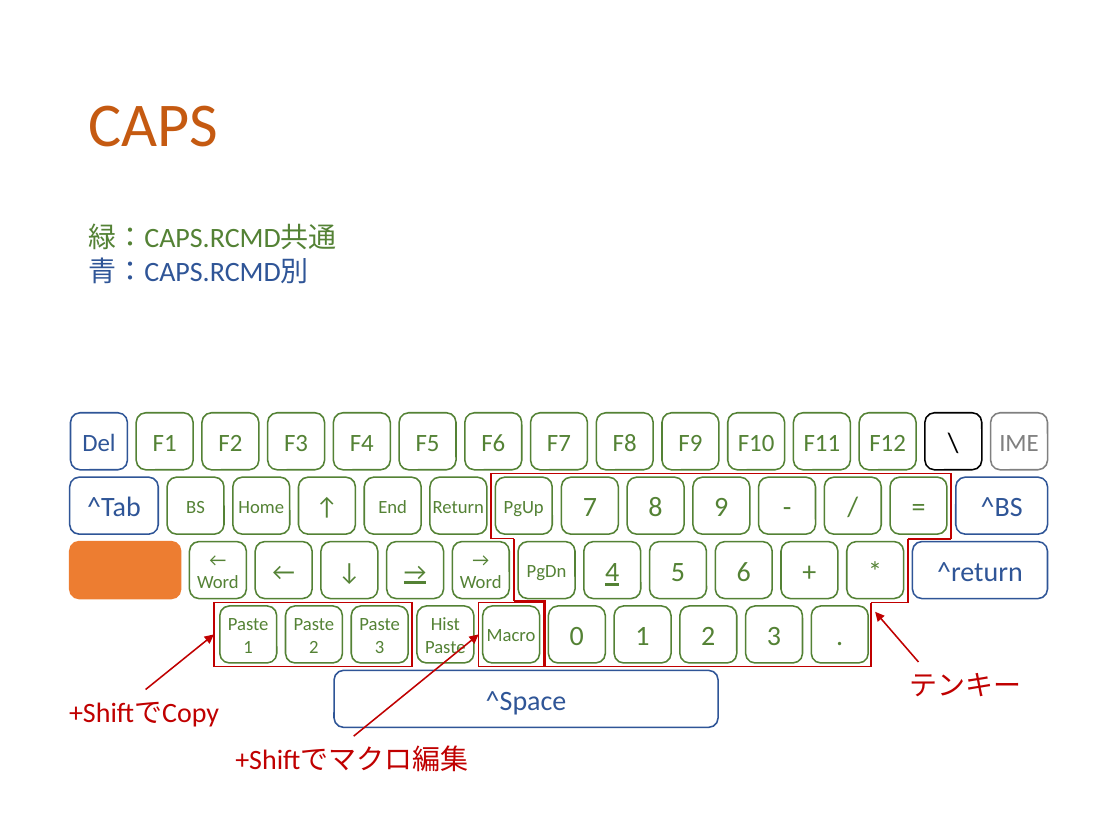
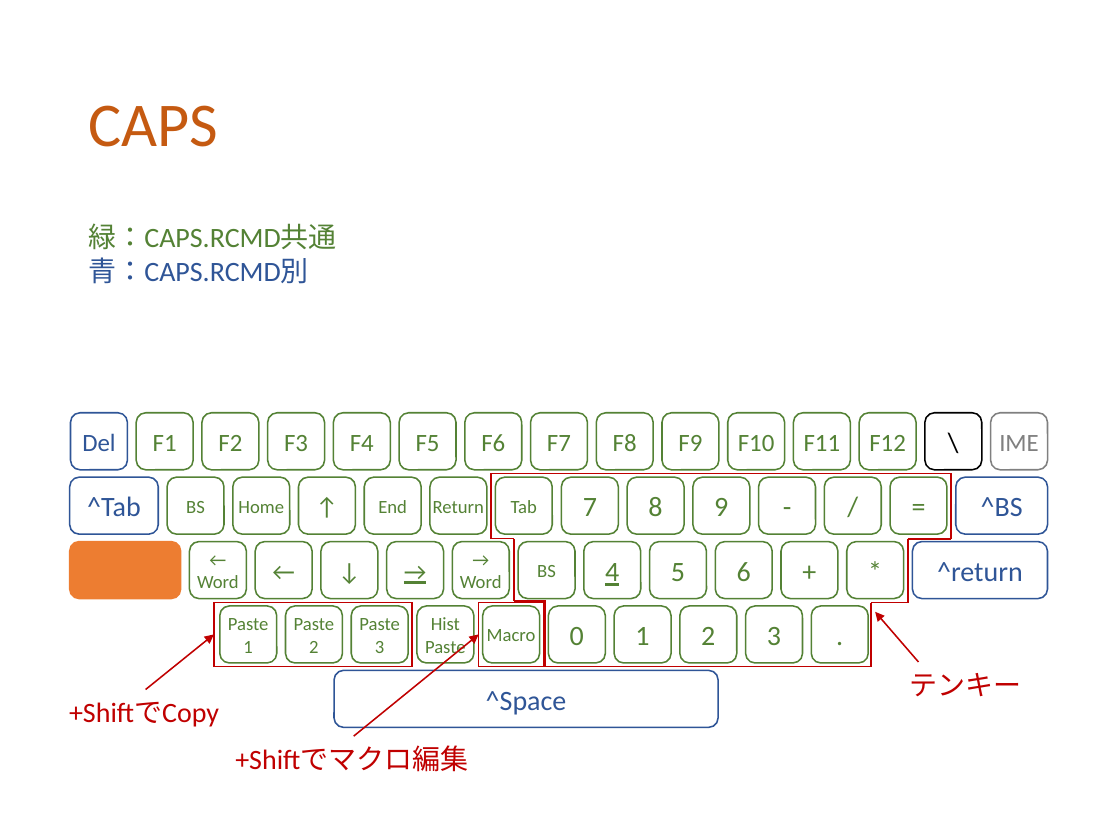
Before and after one commit to ittooo66/myAHK, a slide deck: slide 6 of MANUAL.pptx (slide 5 before the commit). Drawn at 1120x840 pixels with LibreOffice and Linux fonts; fonts in the diff are those of the drawing. Boxes give left, top, right and bottom in pixels: in the first picture for what was removed or moved away, otherwise in the second. Text is boxed around its words. In the diff, an @@ line names an element or a change of style, - is before the commit and + after.

```diff
--- a/MANUAL.pptx
+++ b/MANUAL.pptx
@@ text in rounded rectangle at (511,500,537,513): text changed @@
-PgUp
+Tab
@@ text in rounded rectangle at (537,565,556,577): text changed @@
-PgDn
+BS
```
Also in this commit, not shown: 4 other slides changed, 1 slide added.
